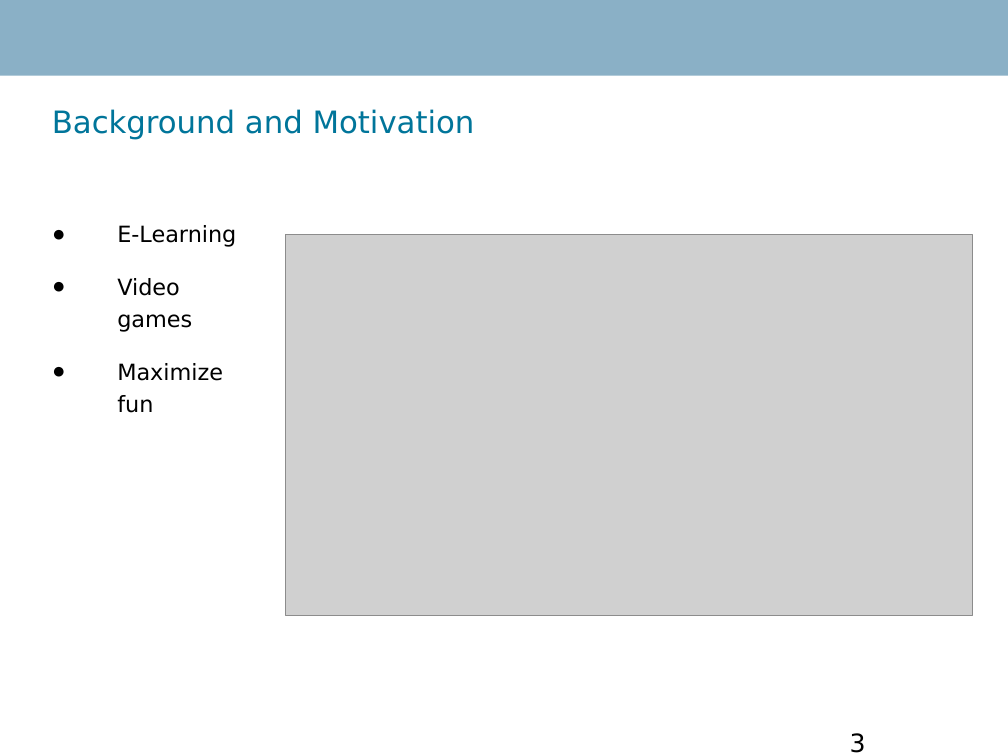
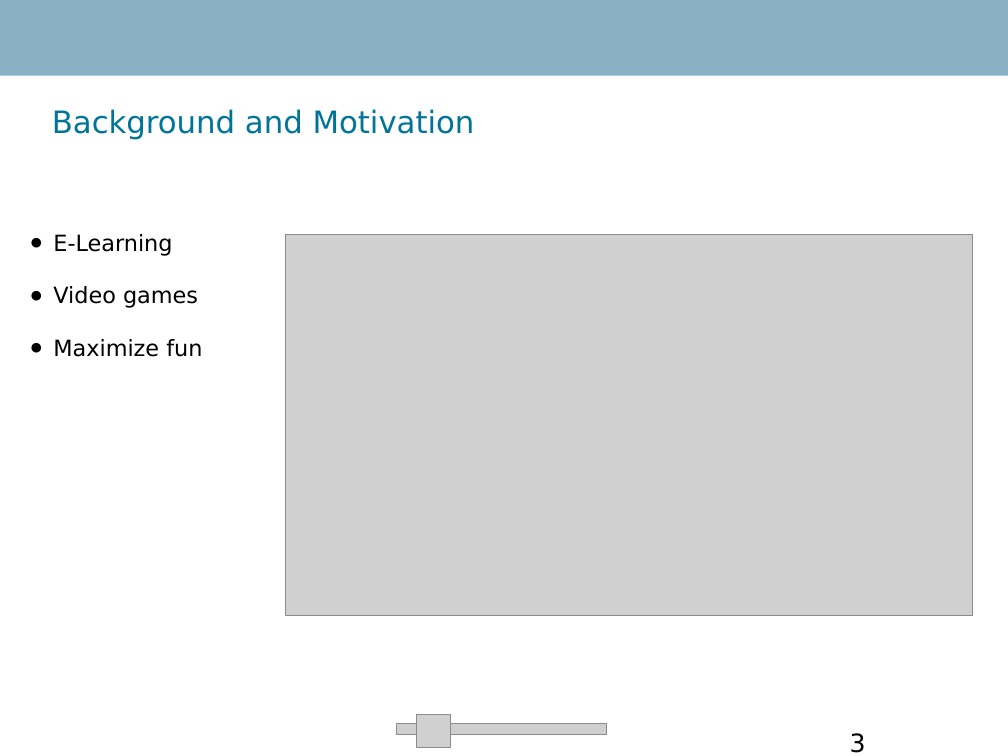
Before and after one commit to RobinTo/AdaptiveGame, a slide deck: slide 3 of IKT411 Advanced Project Report/presentation.ppt. Drawn at 1008x756 pixels with LibreOffice and Linux fonts; fonts in the diff are those of the drawing; grey boxes stand for pictures; background and template pictures are left out. Boxes give left, top, right and bottom in pixels: in the first picture for what was removed or moved away, otherwise in the second. Text is boxed around its words. In the diff, an @@ line names an element or a change of style, - is before the commit and + after.

```diff
--- a/IKT411 Advanced Project Report/presentation.ppt
+++ b/IKT411 Advanced Project Report/presentation.ppt
@@ text "E-Learning": place and size @@
-text "E-Learning" at (117, 225, 236, 413)
+text "E-Learning" at (53, 234, 202, 357)
@@ text "E-Learning" at (53, 234, 202, 357): indent changed @@
@@ picture added at (416, 715, 450, 748) @@
@@ picture added at (397, 724, 607, 734) @@
```
Also in this commit, not shown: 12 other slides changed, 2 slides added, 2 other files.
